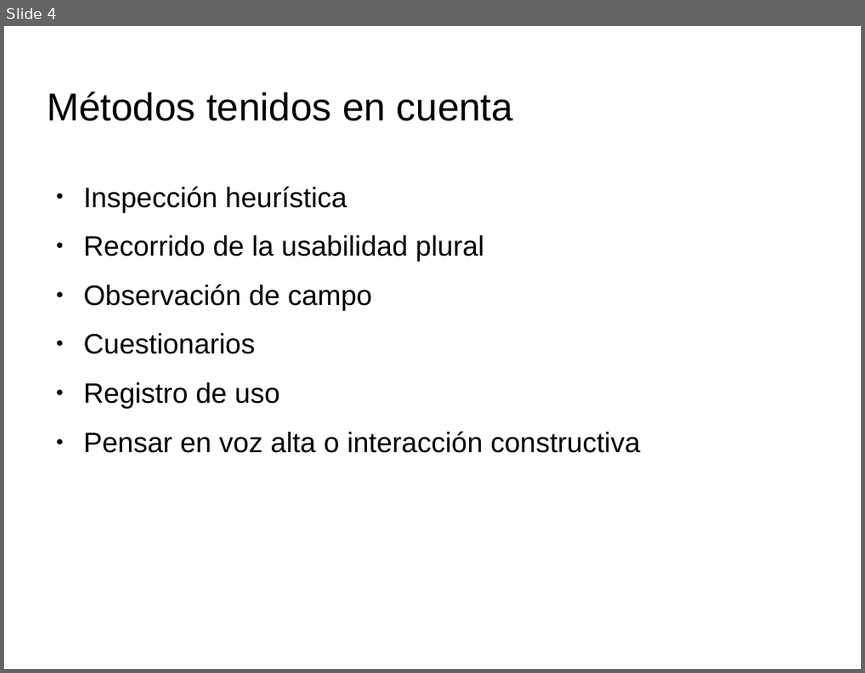
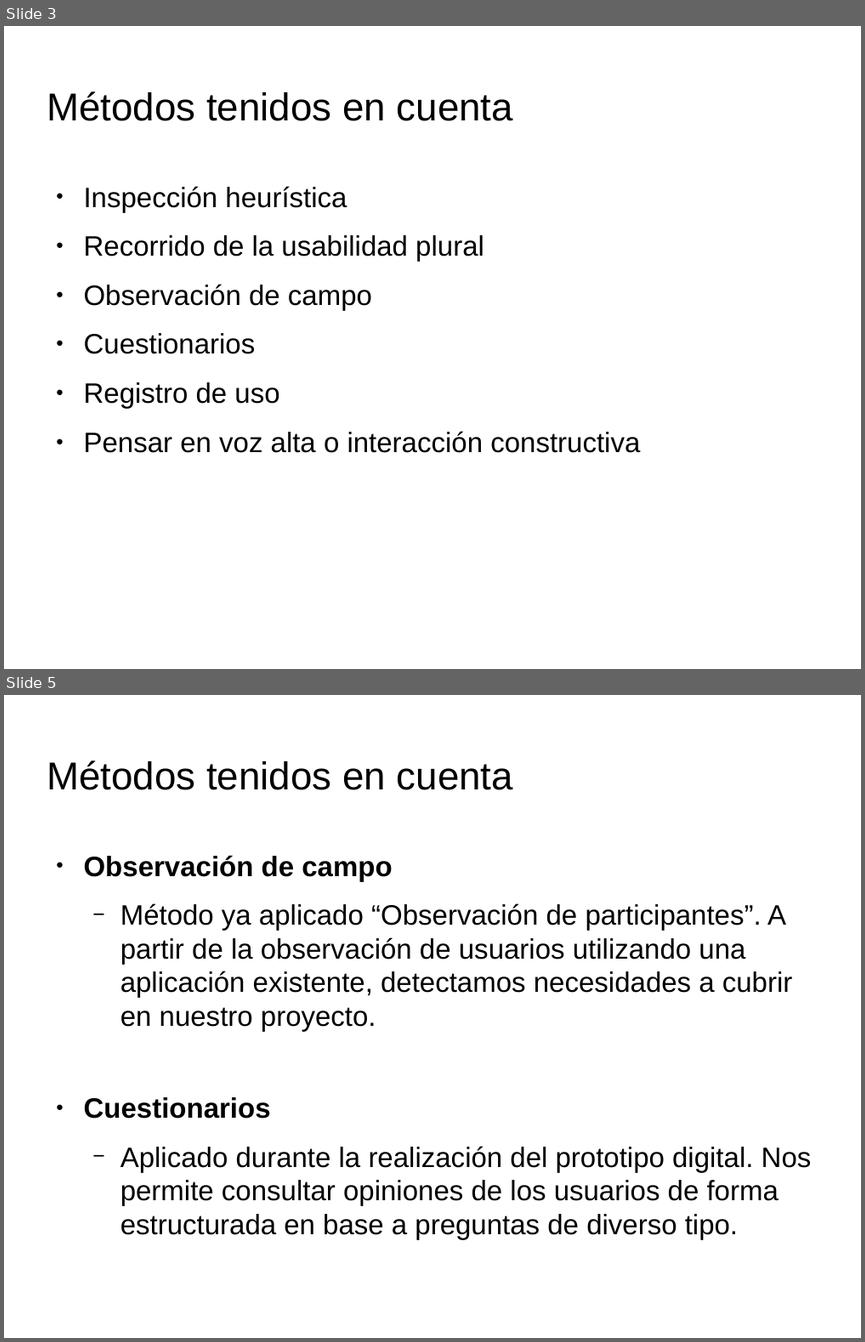
Before and after one commit to spolex/MakeStrong, a slide deck: IPC_doc/actividad7.3/plan_evaluación.odp. Shown one above the other, each under a label of ours: slide 4 before the commit, slides 3 and 5 after it; the slides between them are not shown. The pictures are 865x673 and 865x1342 pixels, drawn with LibreOffice and Linux fonts; fonts in the diff are those of the drawing; background and template pictures are left out. Boxes give left, top, right and bottom in pixels: in the first picture for what was removed or moved away, otherwise in the second. Text is boxed around its words. In the diff, an @@ line names an element or a change of style, - is before the commit and + after.

```diff
--- a/IPC_doc/actividad7.3/plan_evaluación.odp
+++ b/IPC_doc/actividad7.3/plan_evaluación.odp
@@ slide 5 added at (4, 695, 861, 1338), background picture (left out) @@
@@ title added at (46, 760, 513, 790), 36 pt, text #000000 @@
+Métodos tenidos en cuenta
@@ text added at (84, 855, 812, 1235), 26 pt, text #000000 @@
+● Observación de campo
+  − Método ya aplicado “Observación de participantes”. A partir de la observación de usuarios utilizando una aplicación existente, detectamos necesidades a cubrir en nuestro proyecto.
+● Cuestionarios
+  − Aplicado durante la realización del prototipo digital. Nos permite consultar opiniones de los usuarios de forma estructurada en base a preguntas de diverso tipo.
@@ what was slide 4 is now slide 3 @@
```
Also in this commit, not shown: 2 slides changed, 11 other slides added, 1 other file.
